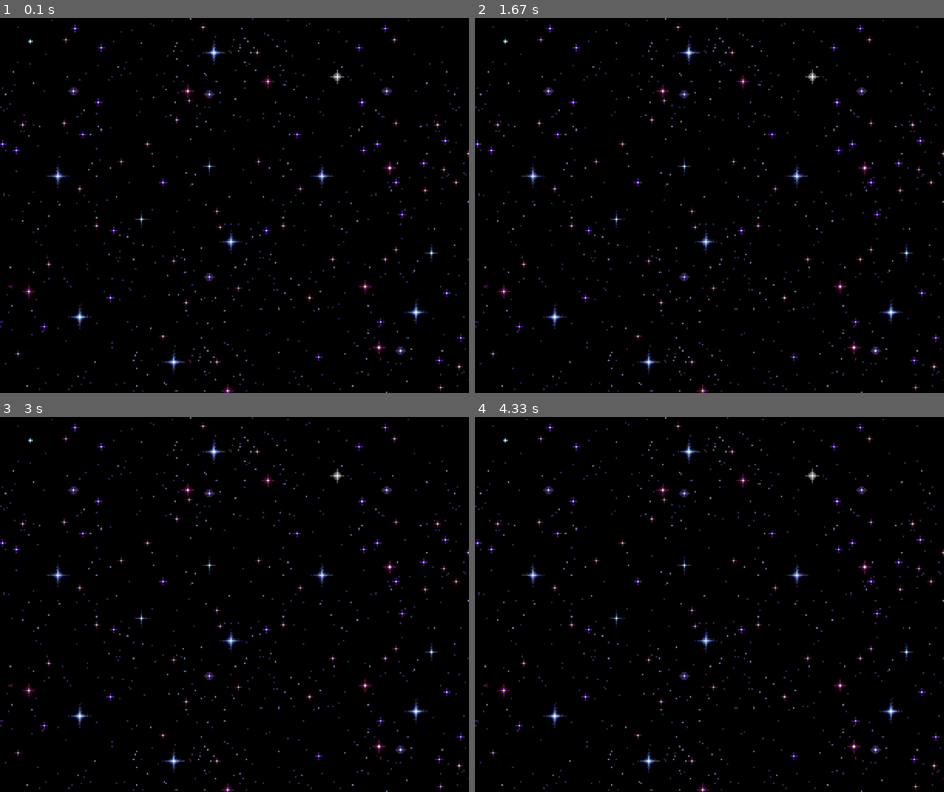
Above: before the commit, frames 1-4 (two rows, left to right).
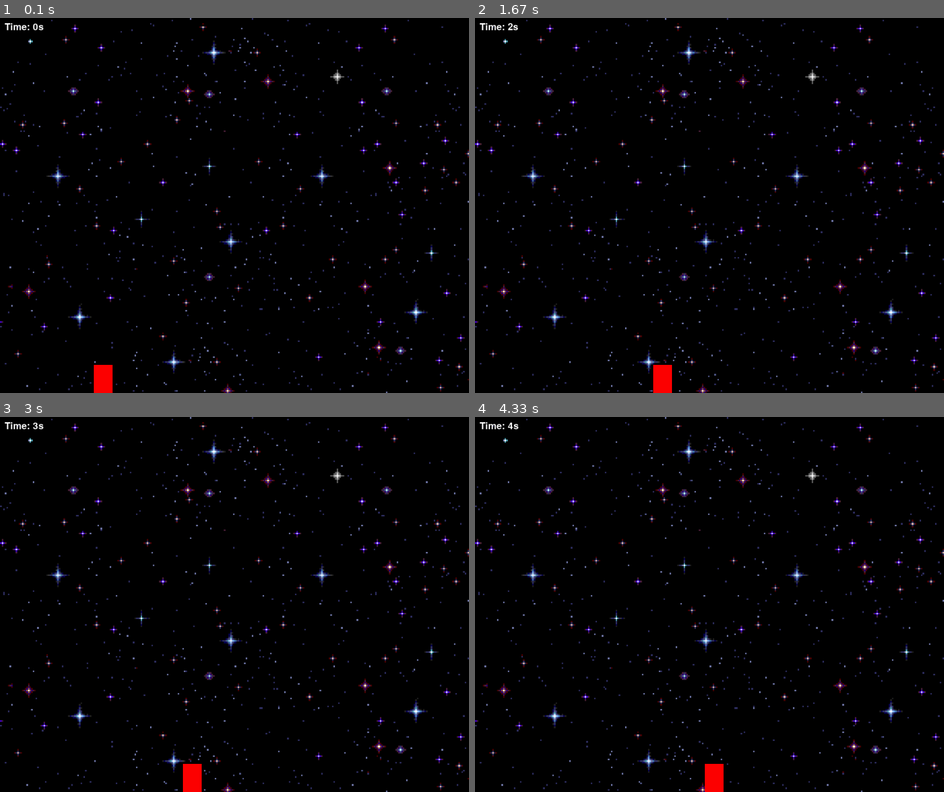
Above: after the commit, the same moments.

Repository: Huotes/PyGame-Space-Shooter
Game: pygame game, started from main.py
The game is run twice, just before and just after one commit, with the same random seed, the same clock (stepped at 60 frames per second) and the same inputs.
Inputs:
- Up to frame 1 (0.1 s): no input
- Up to frame 2 (1.67 s): hold Right 0.33-0.8 s; hold Right 0.83-1.3 s; hold Left from 1.33 s (still down)
- Up to frame 3 (3 s): release Left at 1.87 s; hold Left 1.9-2.3 s; hold Right 2.33-2.97 s
- Up to frame 4 (4.33 s): hold Left 3-3.47 s; hold Right 3.5-3.97 s; hold Right from 4 s (still down)

The runs differ from the first frame. In frame 1, 0.4% of the frame differs, in the area x 1-24%, y 1-100%; in frame 2, 0.4%; in frame 3, 0.4%; in frame 4, 0.4%.

Commit message:
adicionado player e timer

Diff:
--- a/main.py
+++ b/main.py
@@ -1,6 +1,7 @@
 import pygame
 import time
 import random
+pygame.font.init()
 
 WIDTH, HEIGHT = 1000, 800
 WIN = pygame.display.set_mode((WIDTH, HEIGHT))
@@ -8,20 +9,49 @@
 
 BG = pygame.transform.scale(pygame.image.load("background.gif"), (WIDTH,HEIGHT))
 
-def draw():
+PLAYER_WIDTH = 40
+PLAYER_HEIGHT = 60
+
+PLAYER_VEL = 5
+
+FONT = pygame.font.SysFont("comicsans", 30)
+
+def draw(player, elapsed_time):
     WIN.blit(BG, (0,0))
+
+    time_text = FONT.render(f"Time: {round(elapsed_time)}s", 1, "white")
+    WIN.blit(time_text, (10, 10))
+
+    pygame.draw.rect(WIN, "red", player)
+
     pygame.display.update()
 
 def main():
     run = True
 
+    player = pygame.Rect(200, HEIGHT - PLAYER_HEIGHT, PLAYER_WIDTH, PLAYER_HEIGHT)
+
+    clock = pygame.time.Clock()
+    start_time = time.time()
+    elapsed_time = 0
+
     while run:
+        clock.tick(60)
+        elapsed_time = time.time() - start_time
+
         for event in pygame.event.get():
             if event.type == pygame.QUIT:
                 run = False
                 break
 
-        draw()
+
+        keys = pygame.key.get_pressed()
+        if keys[pygame.K_LEFT] and player.x - PLAYER_VEL >= 0:
+            player.x -= PLAYER_VEL
+        if keys[pygame.K_RIGHT] and player.x + PLAYER_VEL + player.width <= WIDTH:
+            player.x += PLAYER_VEL
+
+        draw(player, elapsed_time)
 
     pygame.quit()
 
